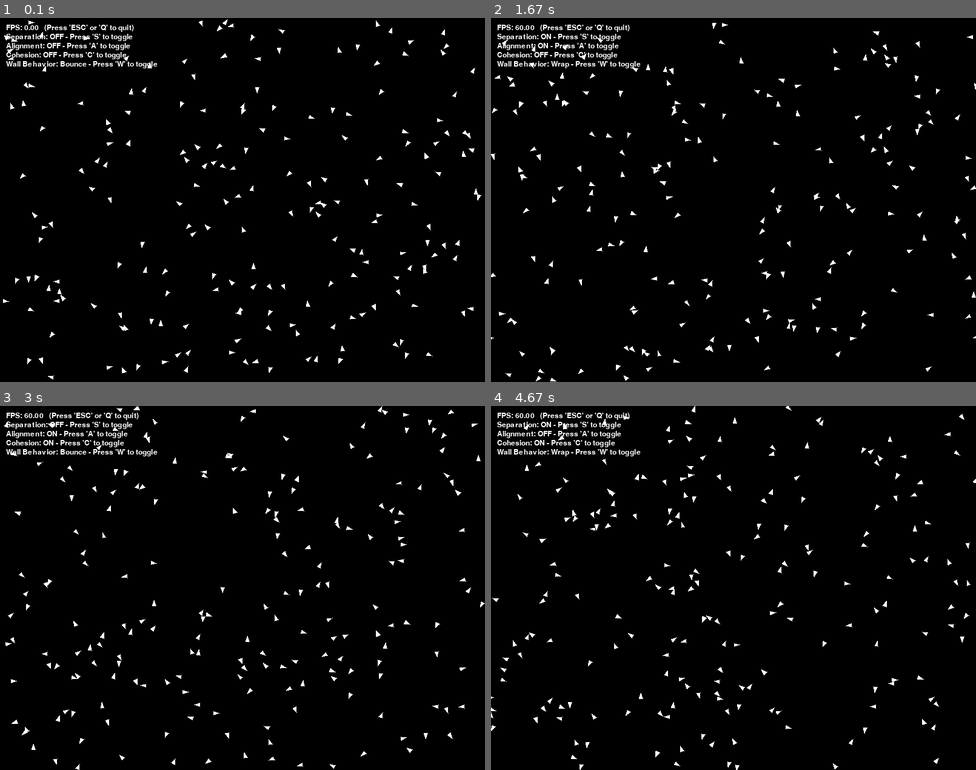
Above: before the commit, frames 1-4 (two rows, left to right).
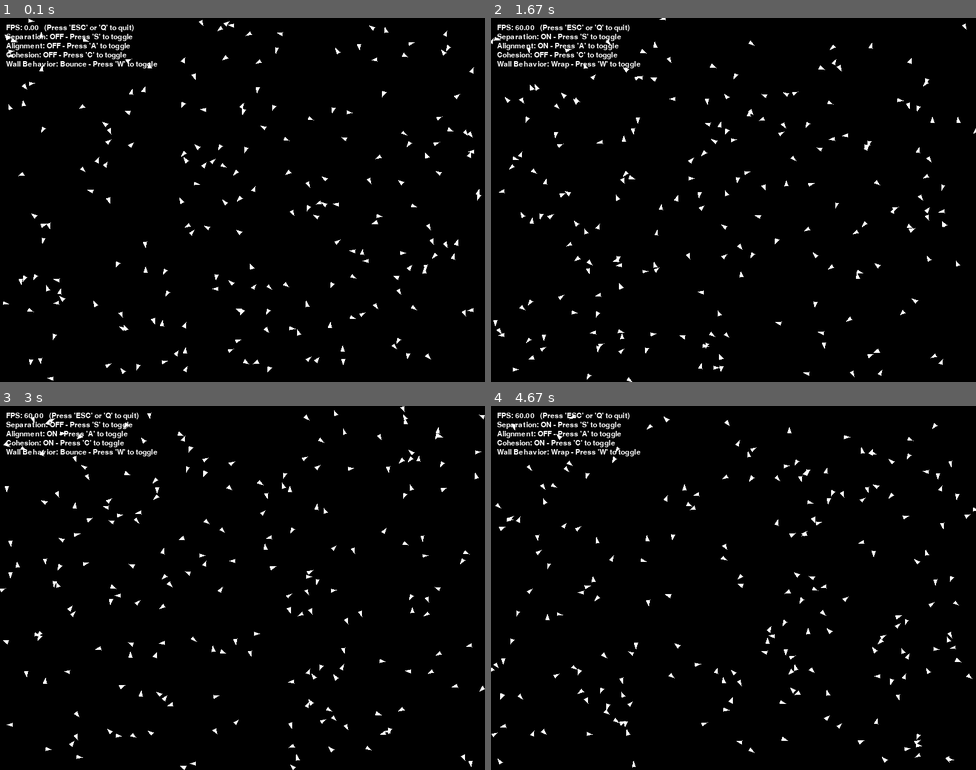
Above: after the commit, the same moments.

Repository: varsa7777/lab8-pygame
Game: pygame game, started from boids_exam.py
Same seed, same stepped clock (60 frames per second), same inputs: the game is played once before the commit and once after it.
Inputs:
- Up to frame 1 (0.1 s): no input
- Up to frame 2 (1.67 s): hold W 0.33-0.8 s; hold A 0.83-1.37 s; hold S from 1.4 s (still down)
- Up to frame 3 (3 s): release S at 1.7 s; hold A 1.73-2.13 s; tap C at 1.88 s; hold W 2.17-2.53 s; hold S 2.57-2.93 s; hold A from 2.97 s (still down)
- Up to frame 4 (4.67 s): tap C at 3.12, 4.52 s; release A at 3.43 s; hold W 3.47-3.77 s; hold A 3.8-4.33 s; hold S from 4.37 s (still down)

The runs differ from the first frame. In frame 1, 1.6% of the frame differs, in the area x 0-99%, y 0-100%; in frame 2, 2.9%; in frame 3, 2.9%; in frame 4, 3.0%, in the area x 0-100%, y 0-100%.

Commit message:
exam: q11 - boids: random steer

Diff:
--- a/boids_exam.py
+++ b/boids_exam.py
@@ -80,8 +80,11 @@
 
     # TODO: Implement Random Steering of the velocity vector to create more natural movement
     def _random_steer(self, spread: float = 0.2) -> None:
-        # # Randomly steer a bit to create more natural movement
-        pass
+        current_angle = math.atan2(self.vy, self.vx)
+        current_angle += random.uniform(-spread, spread)
+        current_speed = math.hypot(self.vx, self.vy)
+        self.vx = current_speed * math.cos(current_angle)
+        self.vy = current_speed * math.sin(current_angle)
 
 
     # TODO: Implement the three main boid behaviors: separation, alignment, and cohesion
